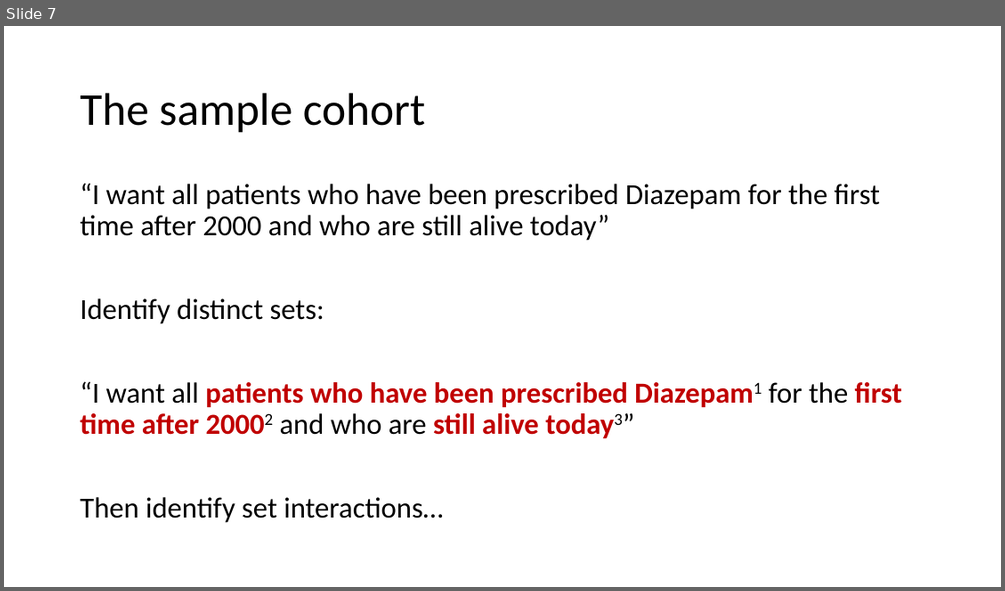
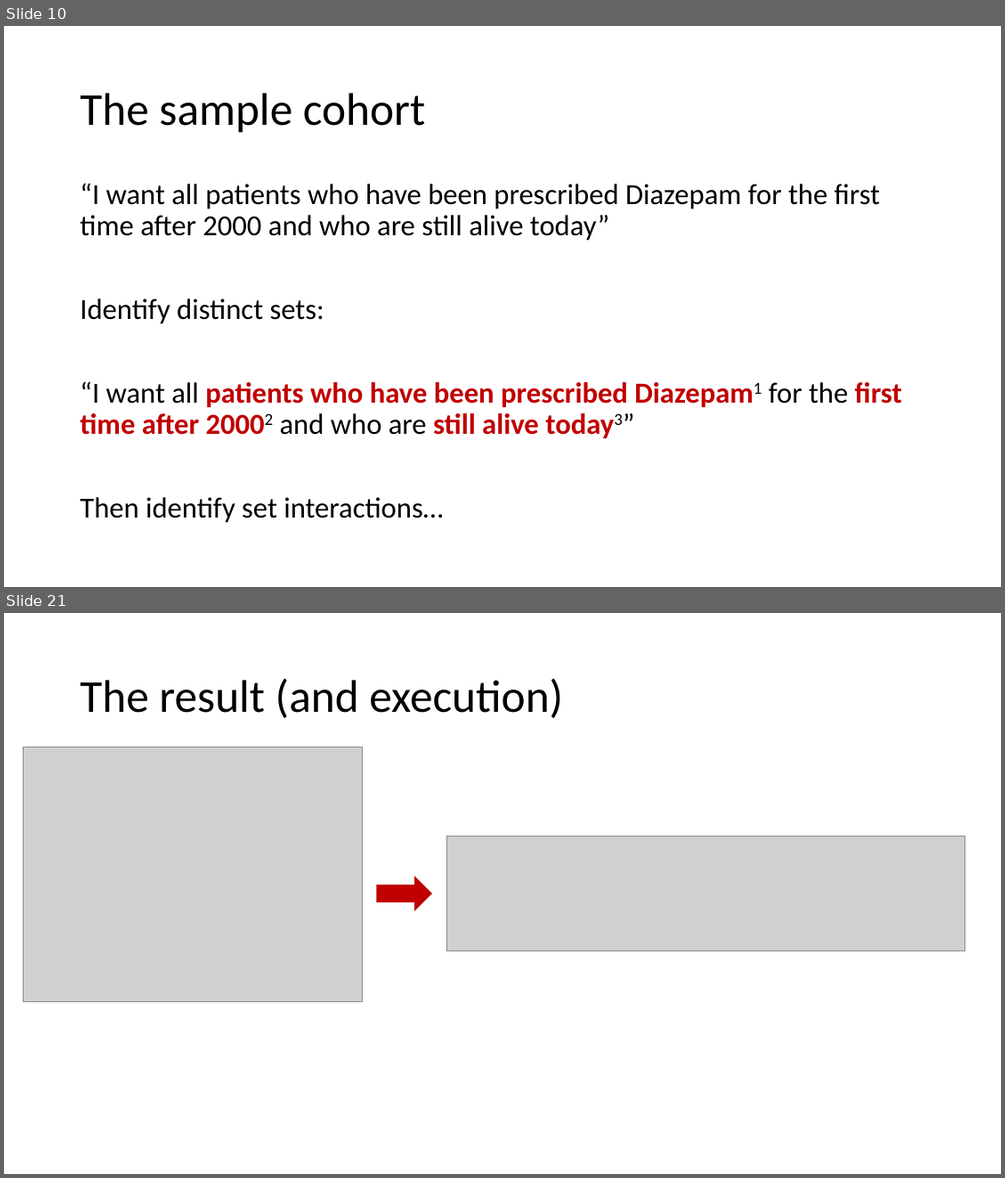
Before and after one commit to HicServices/RDMP, a slide deck: Documentation/Training/CohortBuilder.pptx. Shown one above the other, each under a label of ours: slide 7 before the commit, slides 10 and 21 after it; the slides between them are not shown. The pictures are 1005x591 and 1005x1178 pixels, drawn with LibreOffice and Linux fonts; fonts in the diff are those of the drawing; grey boxes stand for pictures. Boxes give left, top, right and bottom in pixels: in the first picture for what was removed or moved away, otherwise in the second. Text is boxed around its words. In the diff, an @@ line names an element or a change of style, - is before the commit and + after.

```diff
--- a/Documentation/Training/CohortBuilder.pptx
+++ b/Documentation/Training/CohortBuilder.pptx
@@ slide 21 added at box(4, 613, 1001, 1174), background #FFFFFF @@
@@ title added at box(80, 678, 563, 718), 44 pt, text #000000 @@
+The result (and execution)
@@ picture added at box(24, 747, 362, 1002) @@
@@ picture added at box(446, 836, 965, 951) @@
@@ down arrow added at box(377, 876, 432, 911), fill #C00000 @@
@@ what was slide 7 is now slide 10 @@
```
Also in this commit, not shown: 4 slides changed, 9 other slides added, 1 slide removed.
